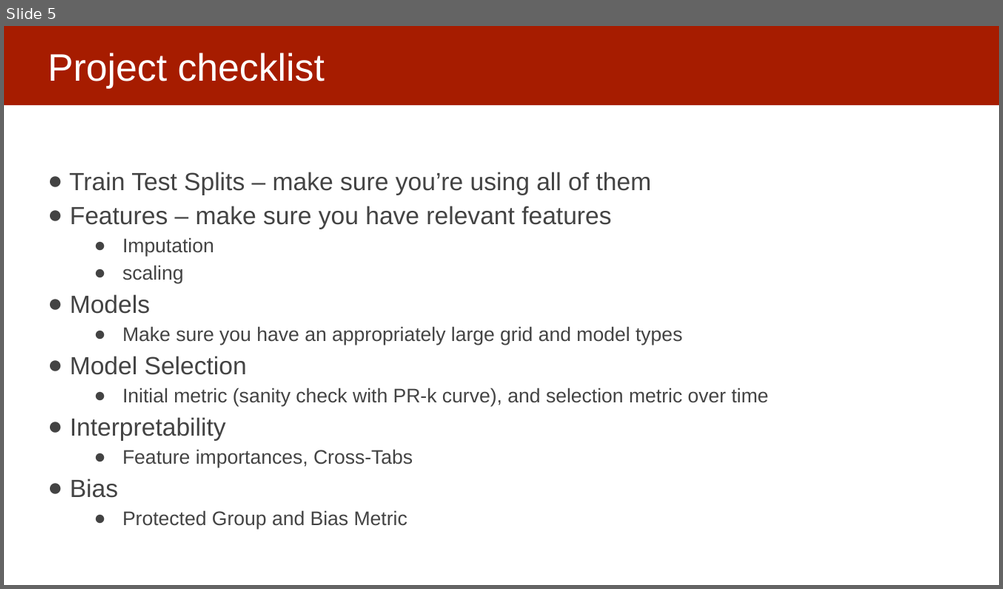
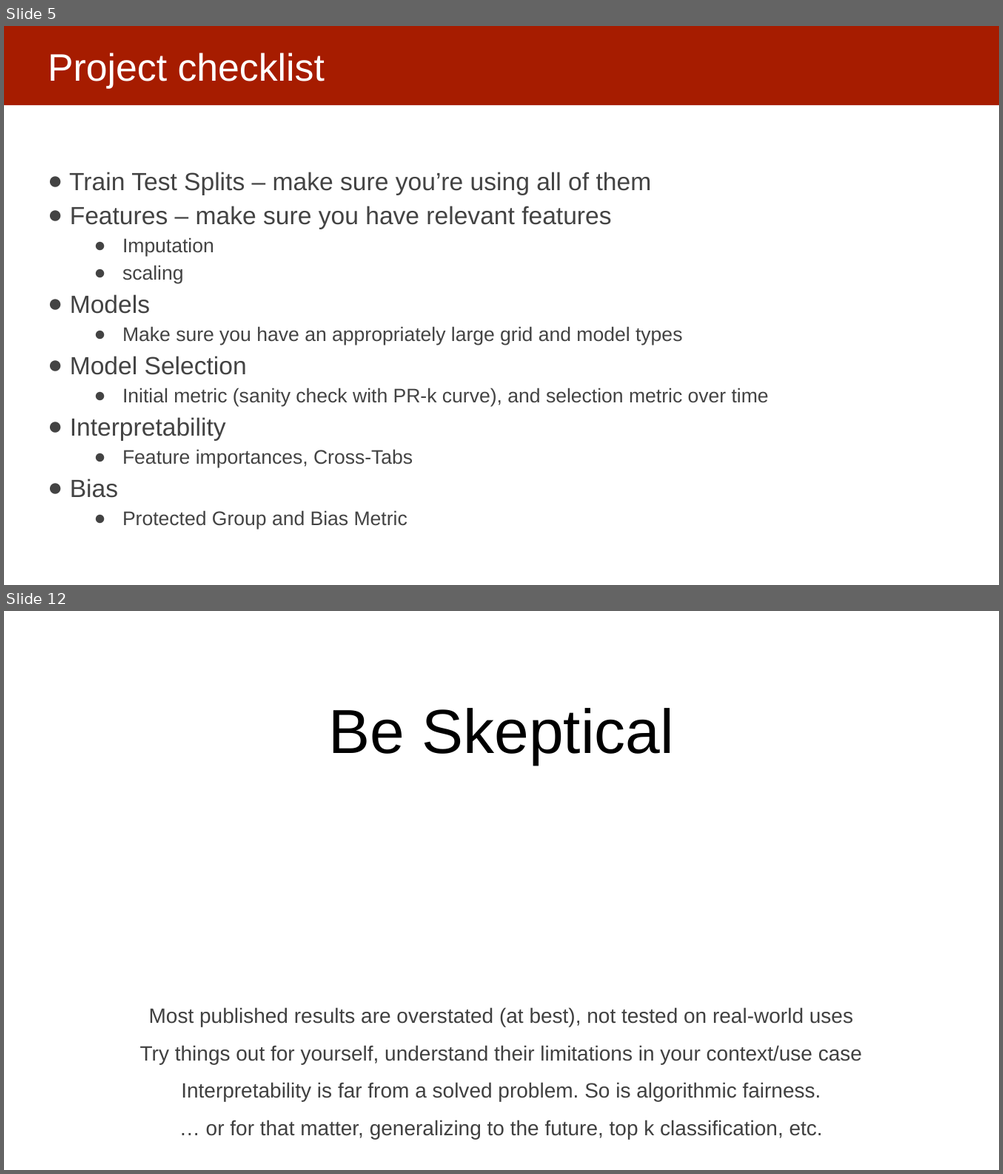
Before and after one commit to dssg/mlforpublicpolicylab, a slide deck: Lectures/21-causal-inference.pptx. Shown one above the other, each under a label of ours: slide 5 before the commit, slides 5 and 12 after it; the slides between them are not shown. The pictures are 1003x589 and 1003x1174 pixels, drawn with LibreOffice and Linux fonts; fonts in the diff are those of the drawing. Boxes give left, top, right and bottom in pixels: in the first picture for what was removed or moved away, otherwise in the second. Text is boxed around its words. In the diff, an @@ line names an element or a change of style, - is before the commit and + after.

```diff
--- a/Lectures/21-causal-inference.pptx
+++ b/Lectures/21-causal-inference.pptx
@@ slide 12 added at (4,611,999,1170), background #FFFFFF @@
@@ text added at (329,708,674,764), 60 pt, text #000000 @@
+Be Skeptical
@@ text added at (140,1008,862,1139), 20 pt, text #404040 @@
+Most published results are overstated (at best), not tested on real-world uses
+Try things out for yourself, understand their limitations in your context/use case
+Interpretability is far from a solved problem. So is algorithmic fairness.
+… or for that matter, generalizing to the future, top k classification, etc.
```
Also in this commit, not shown: 18 slides changed, 7 other slides added.
